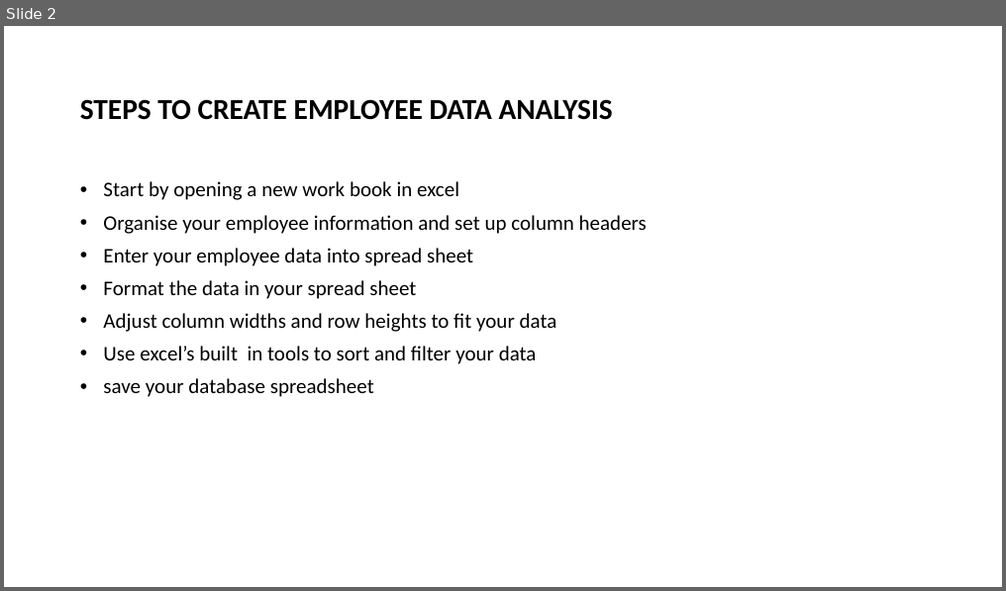
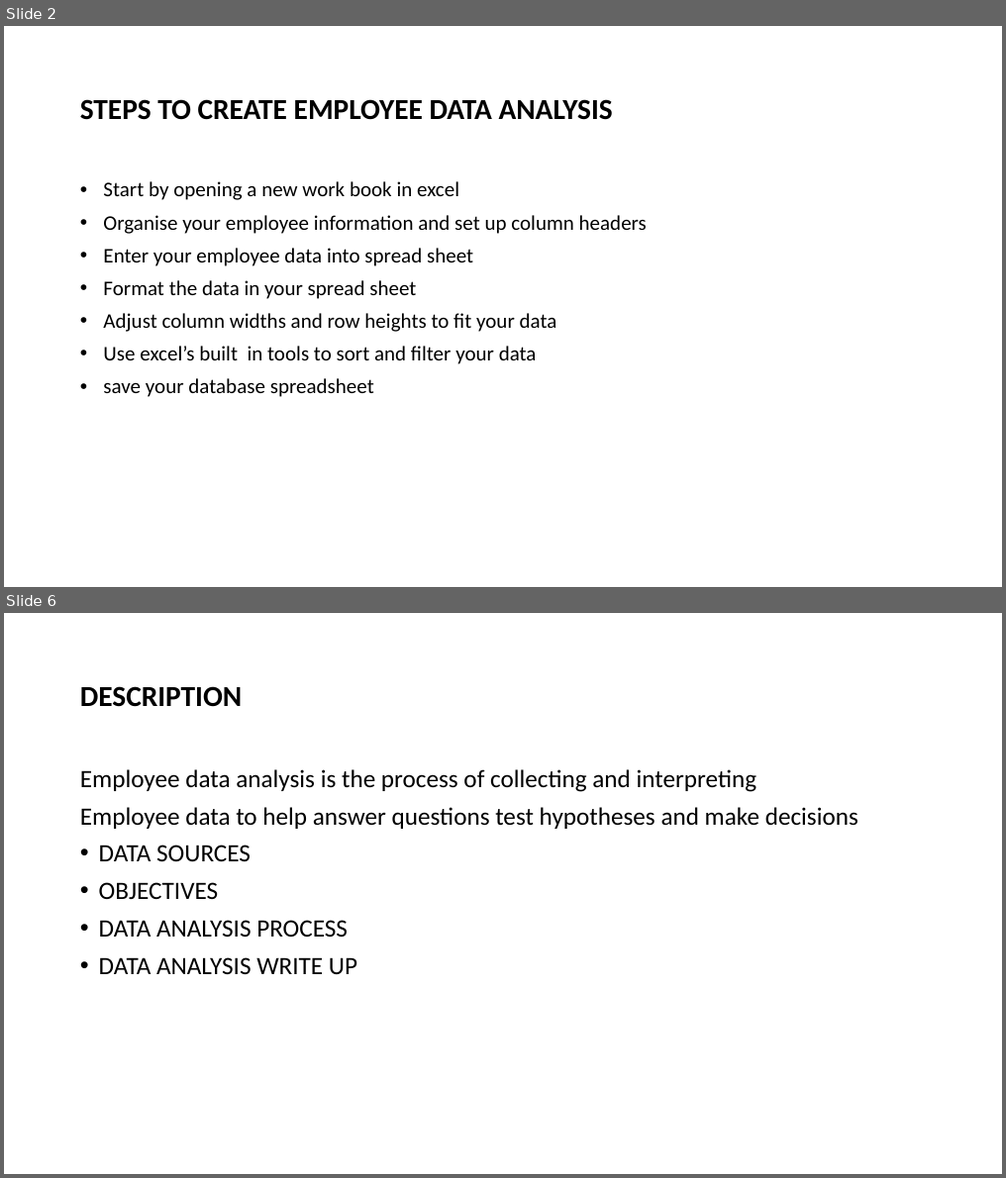
Before and after one commit to Ilakiya-dilli/122202491nanmudhalvan-project, a slide deck: EMPLOYEE DATA BASE.pptx. Shown one above the other, each under a label of ours: slide 2 before the commit, slides 2 and 6 after it; the slides between them are not shown. The pictures are 1006x591 and 1006x1178 pixels, drawn with LibreOffice and Linux fonts; fonts in the diff are those of the drawing. Boxes give left, top, right and bottom in pixels: in the first picture for what was removed or moved away, otherwise in the second. Text is boxed around its words. In the diff, an @@ line names an element or a change of style, - is before the commit and + after.

```diff
--- a/EMPLOYEE DATA BASE.pptx
+++ b/EMPLOYEE DATA BASE.pptx
@@ slide 6 added at <box>4,613,1002,1174</box>, background #FFFFFF @@
@@ title added at <box>80,686,242,707</box>, 28 pt, text #000000, bold @@
+DESCRIPTION
@@ text added at <box>80,769,858,974</box>, 24 pt, text #000000 @@
+Employee data analysis is the process of collecting and interpreting
+Employee data to help answer questions test hypotheses and make decisions
+• DATA SOURCES
+• OBJECTIVES
+• DATA ANALYSIS PROCESS
+• DATA ANALYSIS WRITE UP
```
Also in this commit, not shown: 1 slide changed, 6 other slides added.
